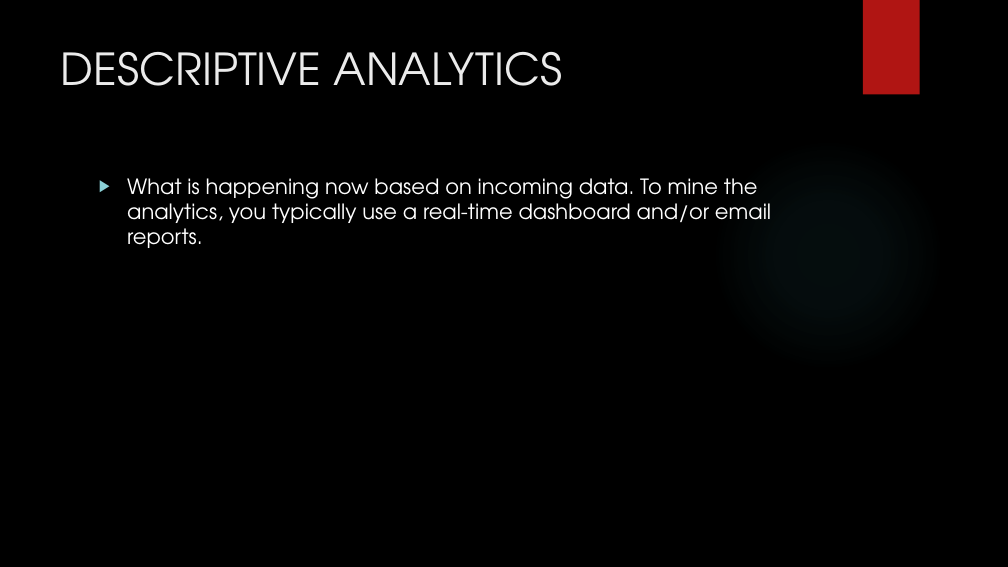
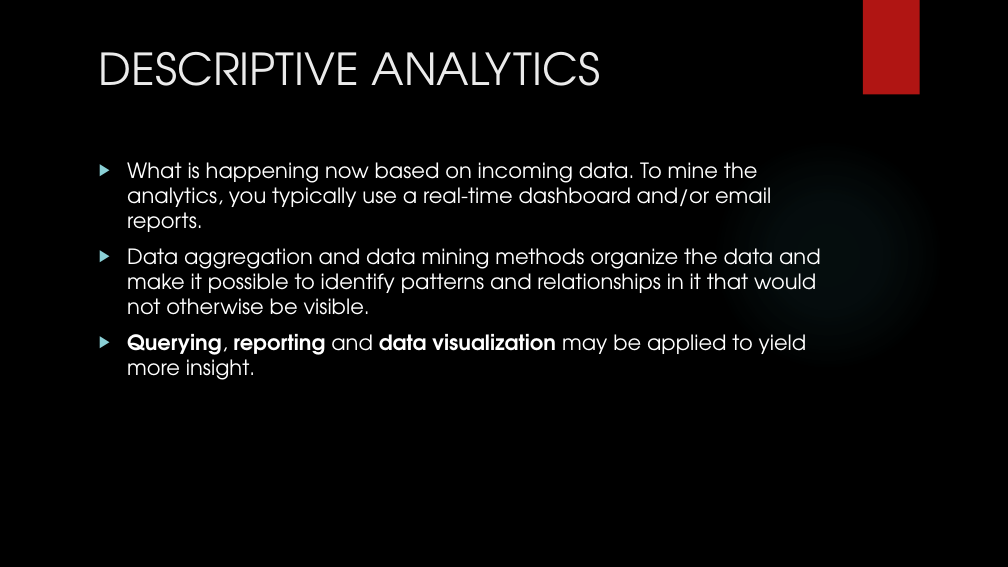
Before and after one commit to madhuhasa/digital-alpha, a slide deck: slide 8 of project/DIGITAL MARKETING.pptx. Drawn at 1008x567 pixels with LibreOffice and Linux fonts; fonts in the diff are those of the drawing; background and template pictures are left out. Boxes give left, top, right and bottom in pixels: in the first picture for what was removed or moved away, otherwise in the second. Text is boxed around its words. In the diff, an @@ line names an element or a change of style, - is before the commit and + after.

```diff
--- a/project/DIGITAL MARKETING.pptx
+++ b/project/DIGITAL MARKETING.pptx
@@ title "DESCRIPTIVE ANALYTICS" moved from (x1=61, y1=52, x2=563, y2=86) to (x1=99, y1=52, x2=601, y2=86) @@
@@ text "What is happening now based ..." moved from (x1=127, y1=178, x2=771, y2=248) to (x1=127, y1=162, x2=821, y2=380) @@
@@ text at (x1=127, y1=248, x2=821, y2=380): paragraphs added @@
+▶ Data aggregation and data mining methods organize the data and make it possible to identify patterns and relationships in it that would not otherwise be visible.
+▶ Querying, reporting and data visualization may be applied to yield more insight.
```
Also in this commit, not shown: 6 other slides changed, 1 slide added, 1 slide removed.
